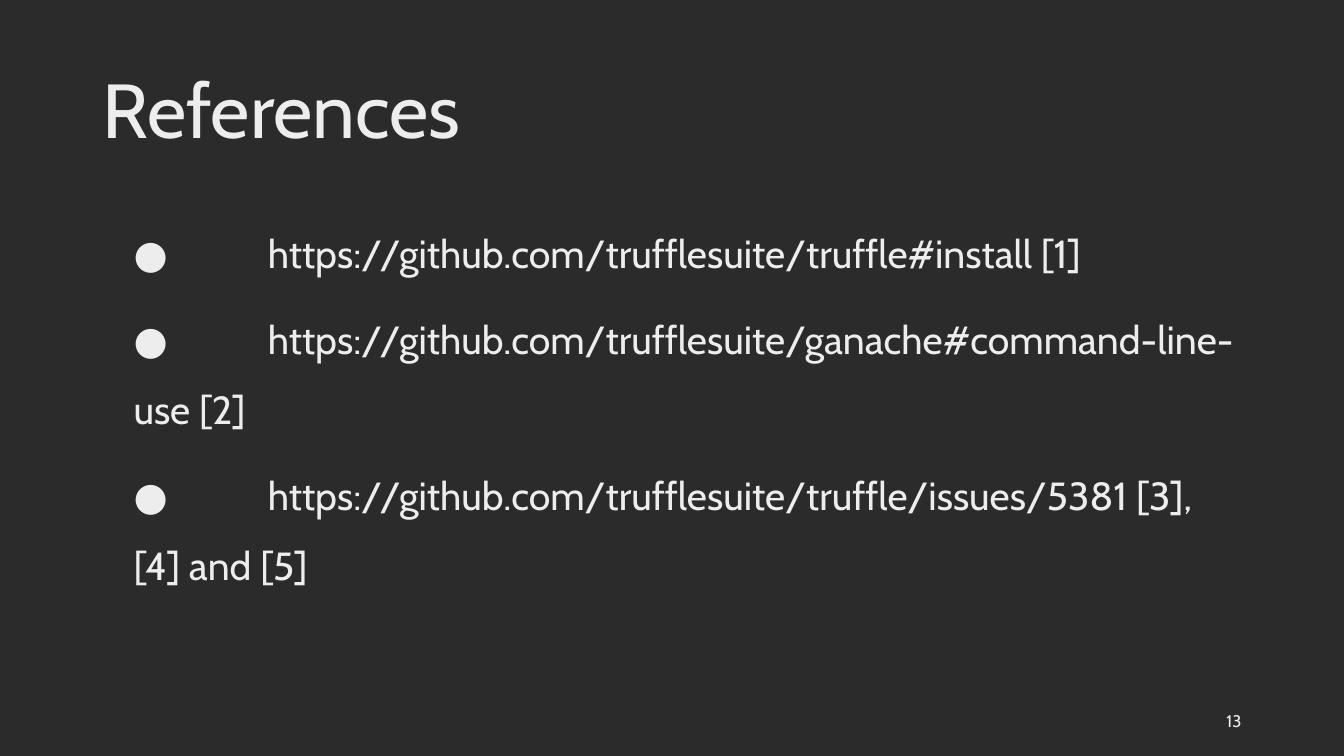
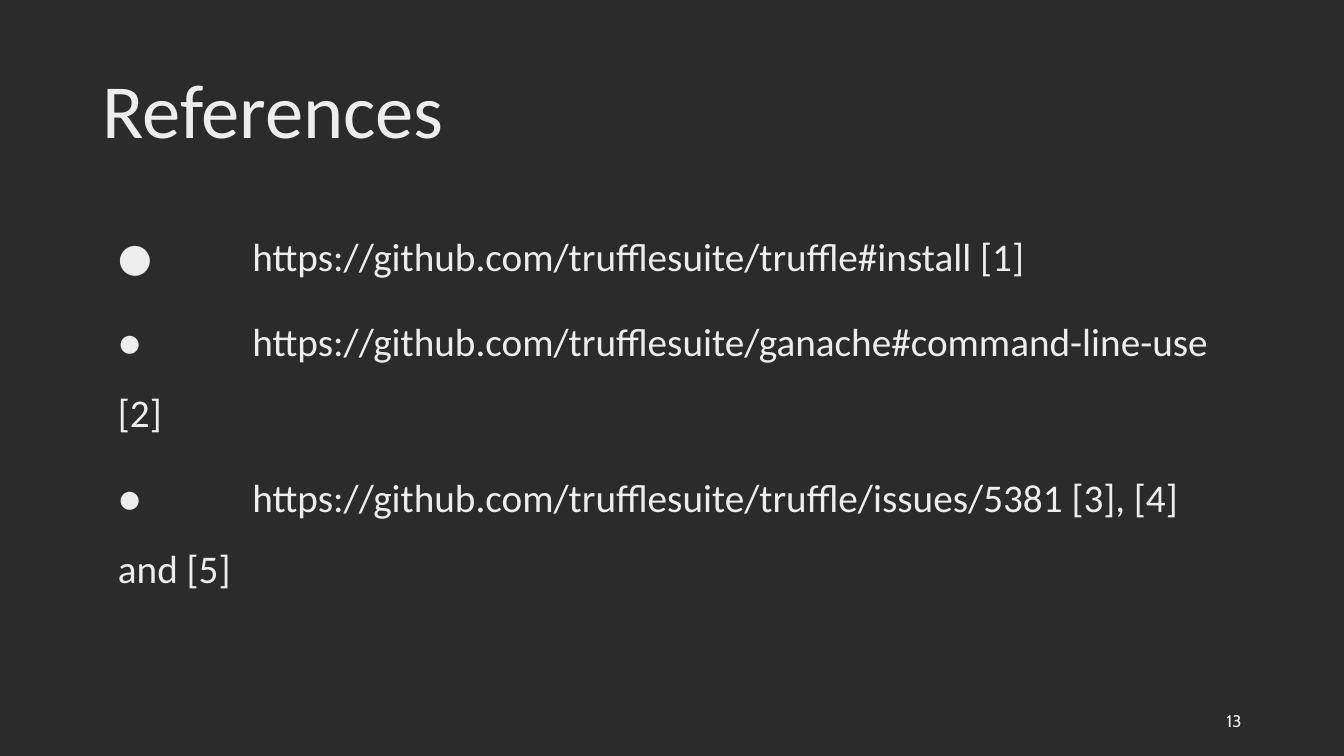
Before and after one commit to saicharan1248/CSE_6324_team_project, a slide deck: slide 13 of Iteration_1/iteration_1.pptx. Drawn at 1344x756 pixels with LibreOffice and Linux fonts; fonts in the diff are those of the drawing; background and template pictures are left out; a plain dark background stands for a picture behind light text. Boxes give left, top, right and bottom in pixels: in the first picture for what was removed or moved away, otherwise in the second. Text is boxed around its words. In the diff, an @@ line names an element or a change of style, - is before the commit and + after.

```diff
--- a/Iteration_1/iteration_1.pptx
+++ b/Iteration_1/iteration_1.pptx
@@ title "References" at (102, 85, 443, 139): font Cabin to Calibri @@
@@ text "● https://github.com/trufflesuite/truffle#install [1]" at (118, 242, 1207, 589): font Cabin to Calibri @@
@@ text "● https://github.com/trufflesuite/truffle#install [1]": place and size @@
-text "● https://github.com/trufflesuite/truffle#install [1]" at (134, 238, 1234, 586)
+text "● https://github.com/trufflesuite/truffle#install [1]" at (118, 242, 1207, 589)
```
Also in this commit, not shown: 13 other slides changed.
